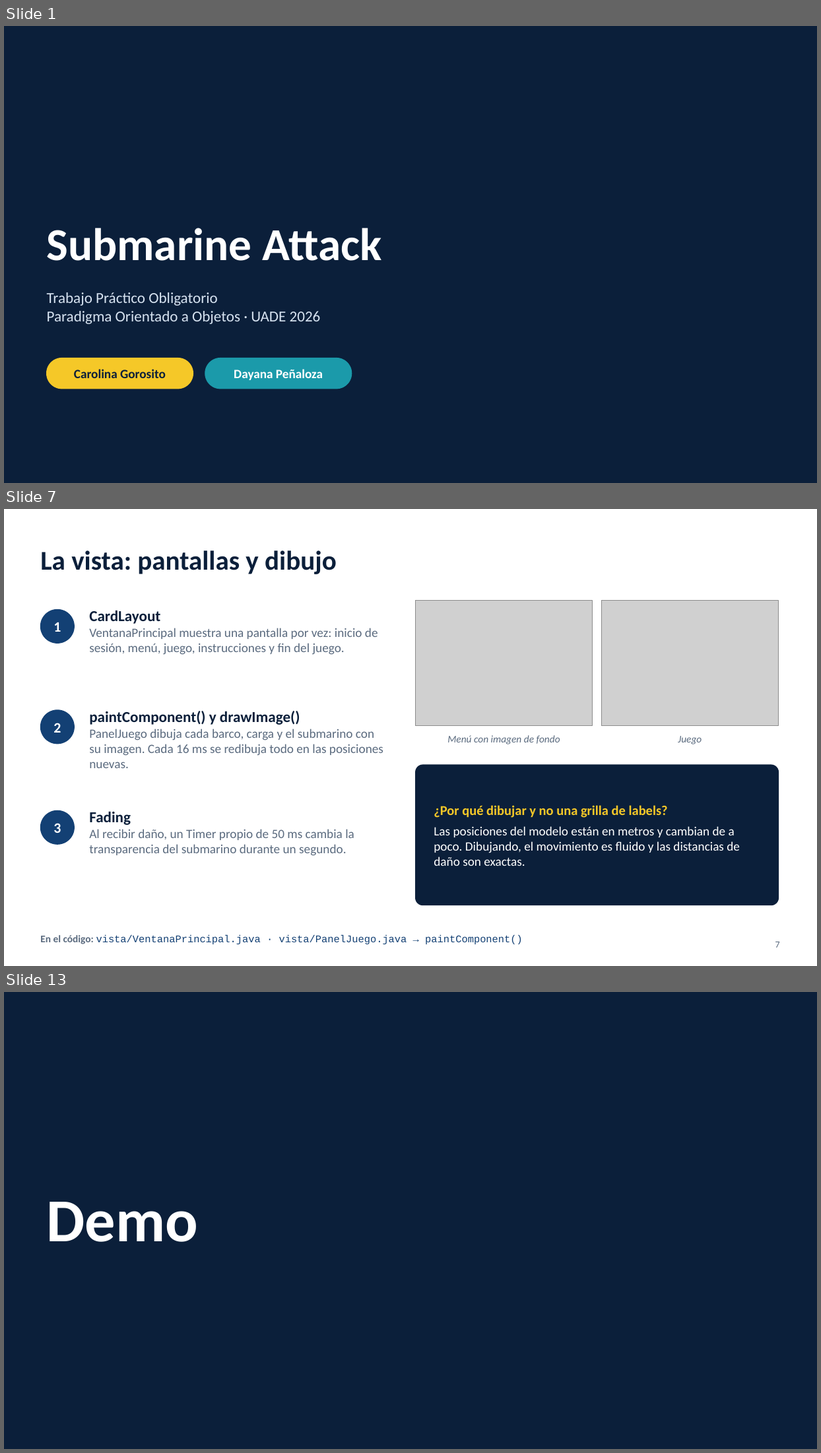
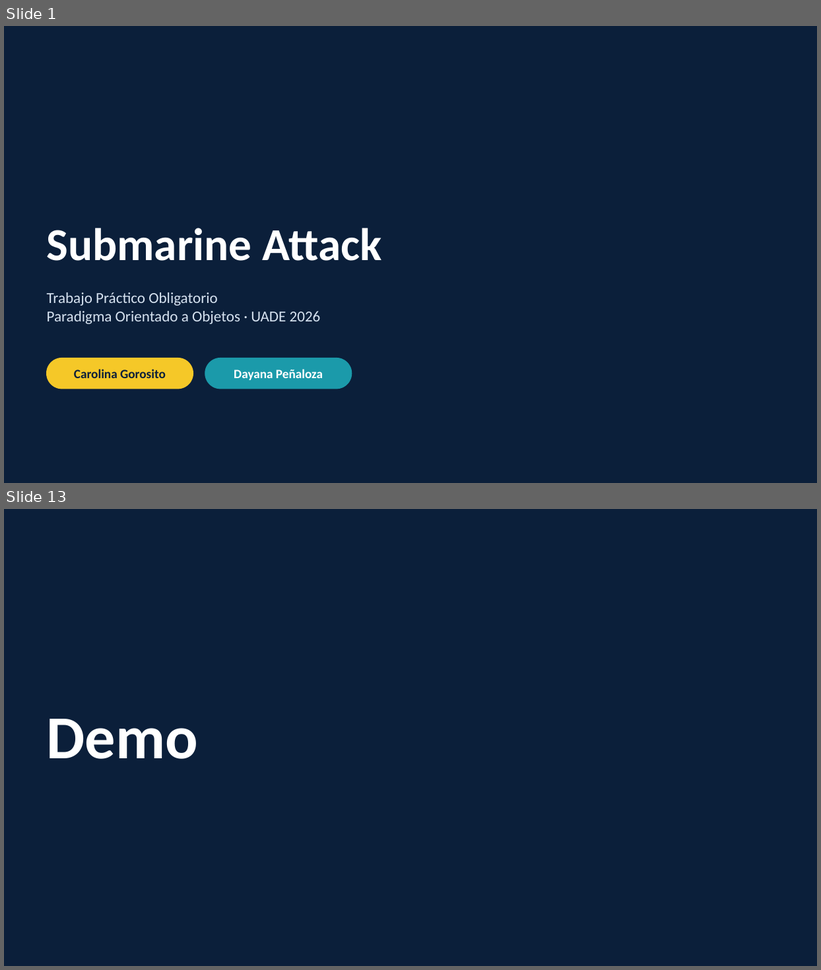
Before and after one commit to dypenaloza/TPO_Submarine_Attack, a slide deck: docs/Presentacion_Submarine_Attack.pptx. Shown one above the other, each under a label of ours: slides 1, 7 and 13 before the commit, slides 1 and 13 after it; the slides between them are not shown. The pictures are 821x1453 and 821x970 pixels, drawn with LibreOffice and Linux fonts; fonts in the diff are those of the drawing; grey boxes stand for pictures; background and template pictures are left out. Boxes give left, top, right and bottom in pixels: in the first picture for what was removed or moved away, otherwise in the second. Text is boxed around its words. In the diff, an @@ line names an element or a change of style, - is before the commit and + after.

```diff
--- a/docs/Presentacion_Submarine_Attack.pptx
+++ b/docs/Presentacion_Submarine_Attack.pptx
@@ slide 7 removed at [4, 509, 817, 966], background #FFFFFF @@
@@ text removed at [40, 551, 337, 574] @@
-La vista: pantallas y dibujo
@@ picture removed at [416, 601, 593, 726] @@
@@ picture removed at [602, 601, 779, 726] @@
@@ ellipse removed at [40, 609, 74, 643] @@
@@ text removed at [54, 623, 61, 632] @@
-1
@@ text removed at [89, 610, 378, 655] @@
-CardLayout
-VentanaPrincipal muestra una pantalla por vez: inicio de sesión, menú, juego, instrucciones y fin del juego.
@@ ellipse removed at [40, 710, 74, 744] @@
@@ text removed at [54, 723, 61, 733] @@
-2
@@ text removed at [89, 711, 384, 768] @@
-paintComponent() y drawImage()
-PanelJuego dibuja cada barco, carga y el submarino con su imagen. Cada 16 ms se redibuja todo en las posiciones nuevas.
@@ text removed at [448, 735, 560, 745] @@
-Menú con imagen de fondo
@@ text removed at [678, 736, 702, 745] @@
-Juego
@@ rounded rectangle removed at [416, 765, 779, 906] @@
@@ text removed at [434, 805, 740, 866] @@
-¿Por qué dibujar y no una grilla de labels?
-Las posiciones del modelo están en metros y cambian de a poco. Dibujando, el movimiento es fluido y las distancias de daño son exactas.
@@ ellipse removed at [40, 811, 74, 844] @@
@@ text removed at [54, 823, 61, 833] @@
-3
@@ text removed at [89, 811, 354, 856] @@
-Fading
-Al recibir daño, un Timer propio de 50 ms cambia la transparencia del submarino durante un segundo.
@@ text removed at [40, 935, 523, 945] @@
-En el código: vista/VentanaPrincipal.java · vista/PanelJuego.java → paintComponent()
@@ page number removed at [776, 942, 780, 948] @@
-7
```
Also in this commit, not shown: 8 slides changed, 3 slides added, 2 other slides removed, 1 other file.
